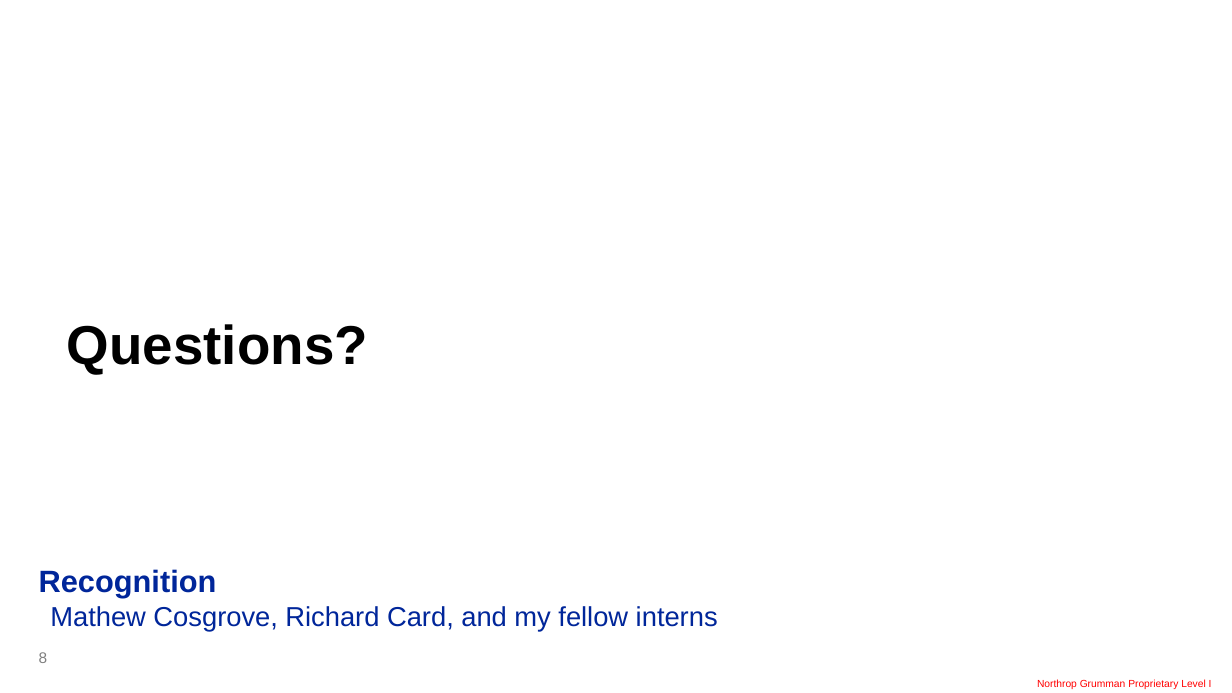
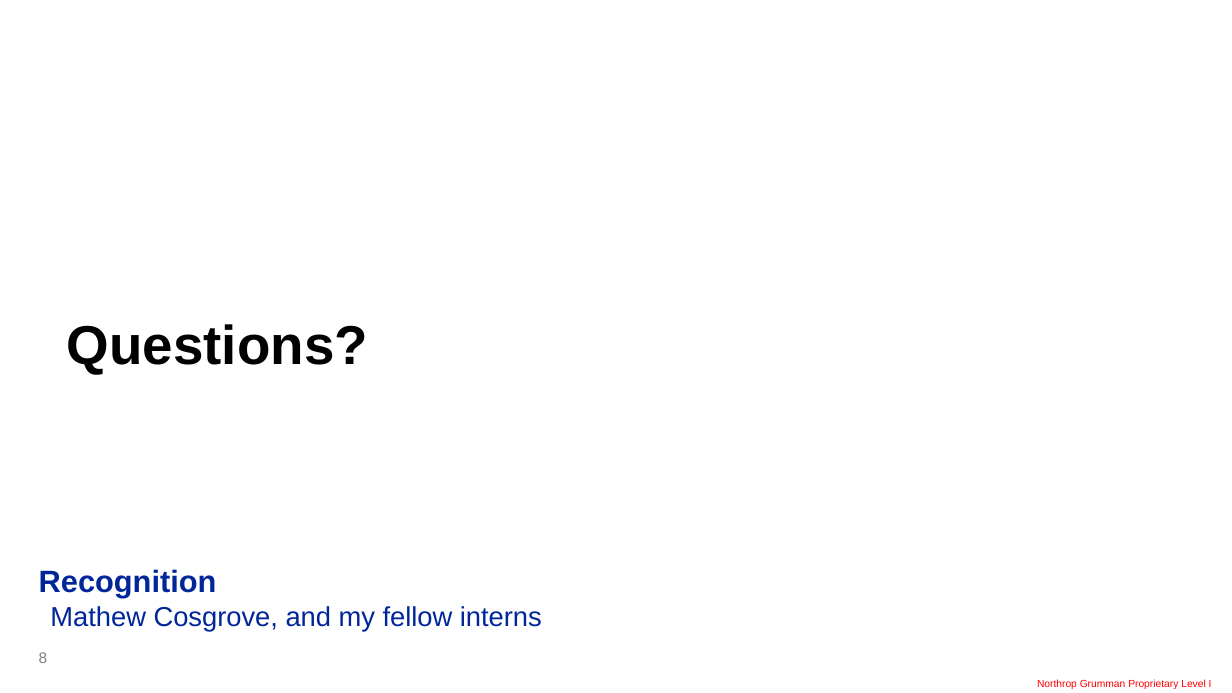
Before and after one commit to cosgroma/database-tools, a slide deck: slide 8 of docs/presentations/Intern_Showcase_Wei.pptx. Drawn at 1232x693 pixels with LibreOffice and Linux fonts; fonts in the diff are those of the drawing; background and template pictures are left out. Boxes give left, top, right and bottom in pixels: in the first picture for what was removed or moved away, otherwise in the second. Text is boxed around its words. In the diff, an @@ line names an element or a change of style, - is before the commit and + after.

Commit message:
Updates to intern presentation

```diff
--- a/docs/presentations/Intern_Showcase_Wei.pptx
+++ b/docs/presentations/Intern_Showcase_Wei.pptx
@@ text at (x1=50, y1=606, x2=542, y2=632): text changed @@
-  Mathew Cosgrove, Richard Card, and my fellow interns
+  Mathew Cosgrove, and my fellow interns
```
Also in this commit, not shown: 2 other slides changed.
